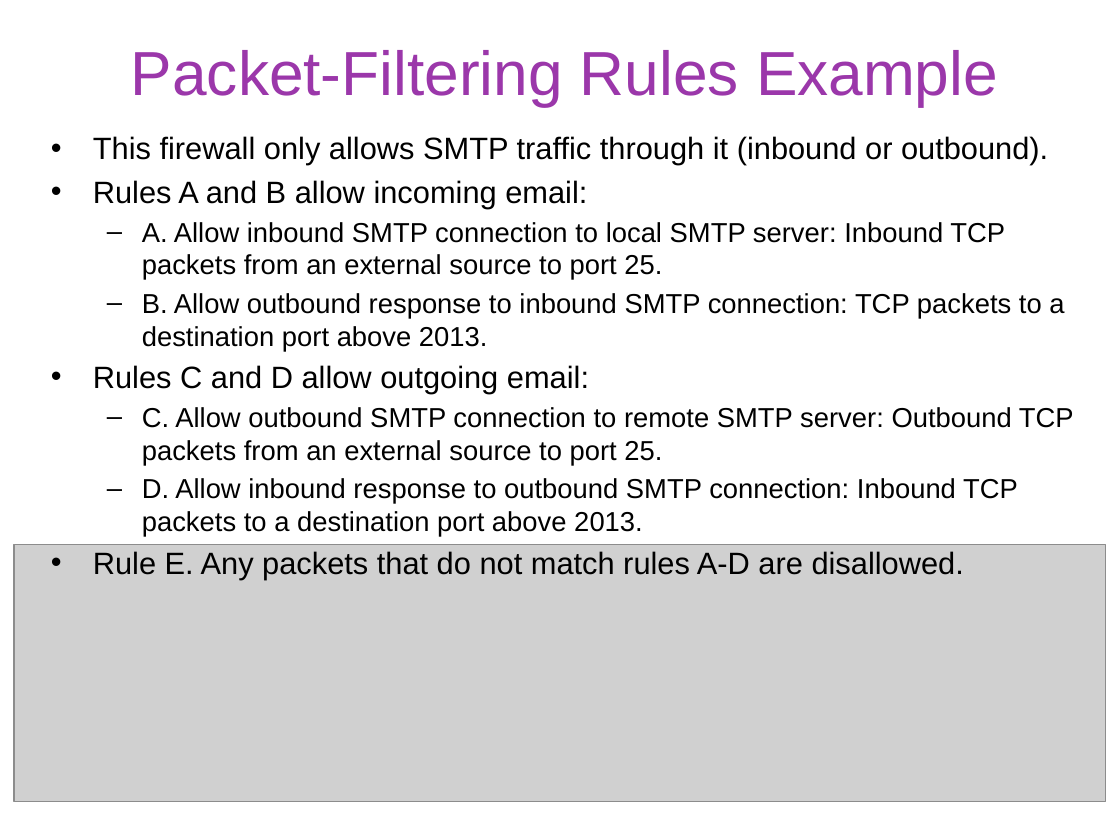
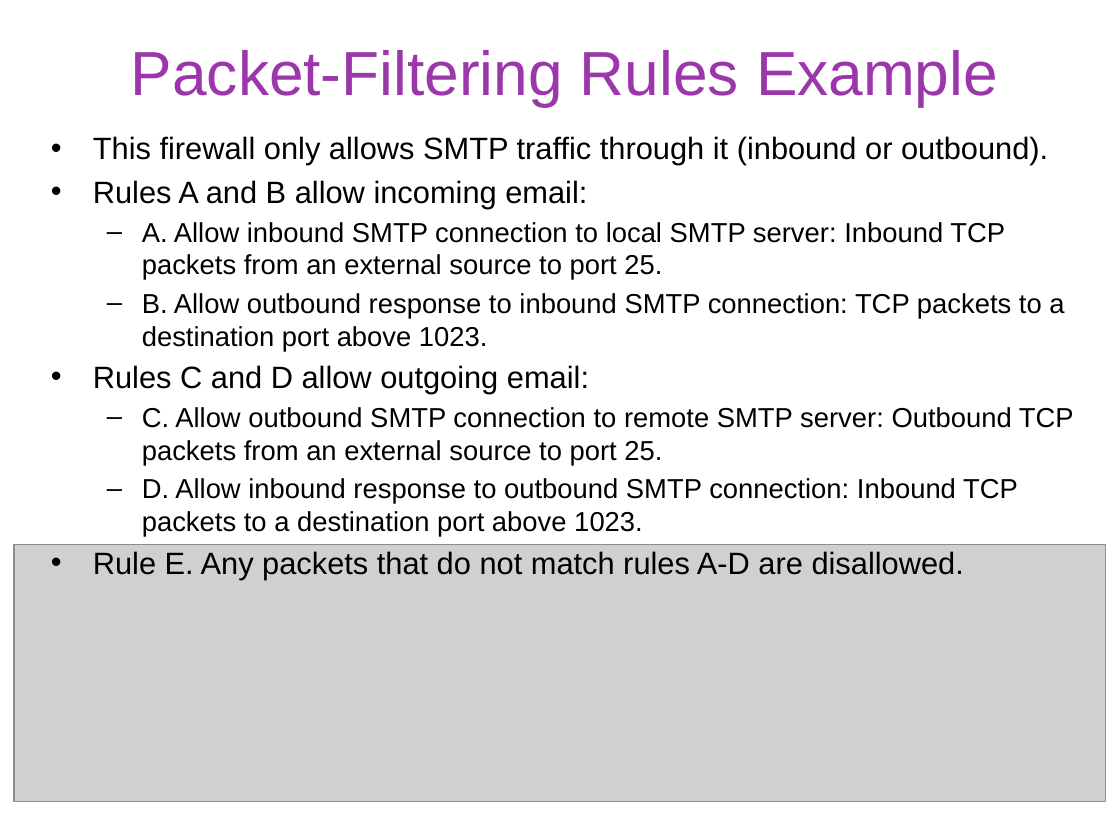
Before and after one commit to gulaoshi/gu.github.io, a slide deck: slide 11 of InfoSec/PPTs/L10-CH09-Firewalls and Intrusion Prevention.pptx. Drawn at 1120x840 pixels with LibreOffice and Linux fonts; fonts in the diff are those of the drawing; grey boxes stand for pictures. Boxes give left, top, right and bottom in pixels: in the first picture for what was removed or moved away, otherwise in the second. Text is boxed around its words. In the diff, an @@ line names an element or a change of style, - is before the commit and + after.

Commit message:
xx

```diff
--- a/InfoSec/PPTs/L10-CH09-Firewalls and Intrusion Prevention.pptx
+++ b/InfoSec/PPTs/L10-CH09-Firewalls and Intrusion Prevention.pptx
@@ text at [142,293,1064,351]: text changed @@
-  – B. Allow outbound response to inbound SMTP connection: TCP packets to a destination port above 2013.
+  – B. Allow outbound response to inbound SMTP connection: TCP packets to a destination port above 1023.
@@ text at [142,478,1018,537]: text changed @@
-  – D. Allow inbound response to outbound SMTP connection: Inbound TCP packets to a destination port above 2013.
+  – D. Allow inbound response to outbound SMTP connection: Inbound TCP packets to a destination port above 1023.
```
Also in this commit, not shown: 1 other slide changed.
